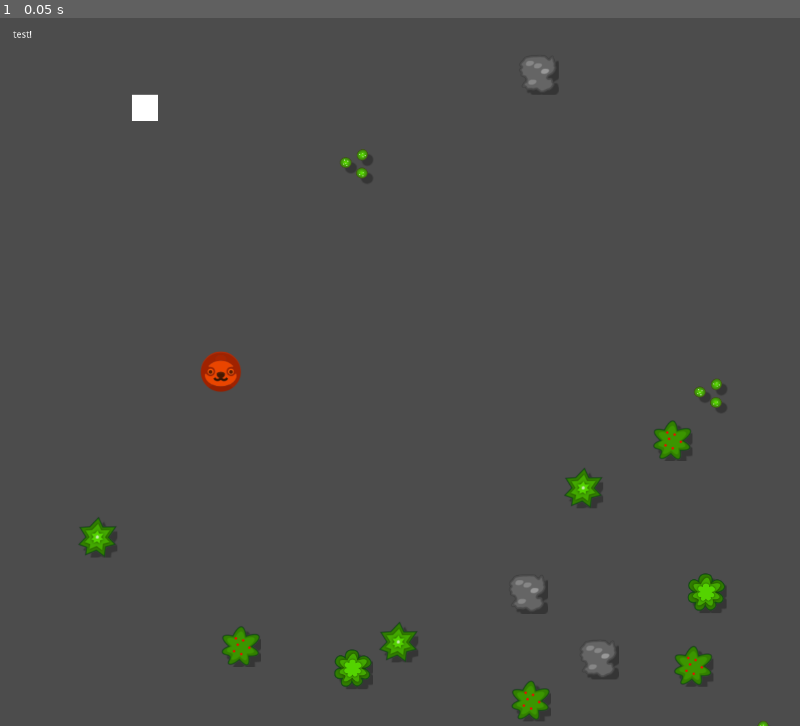
Above: before the commit, frame 1.
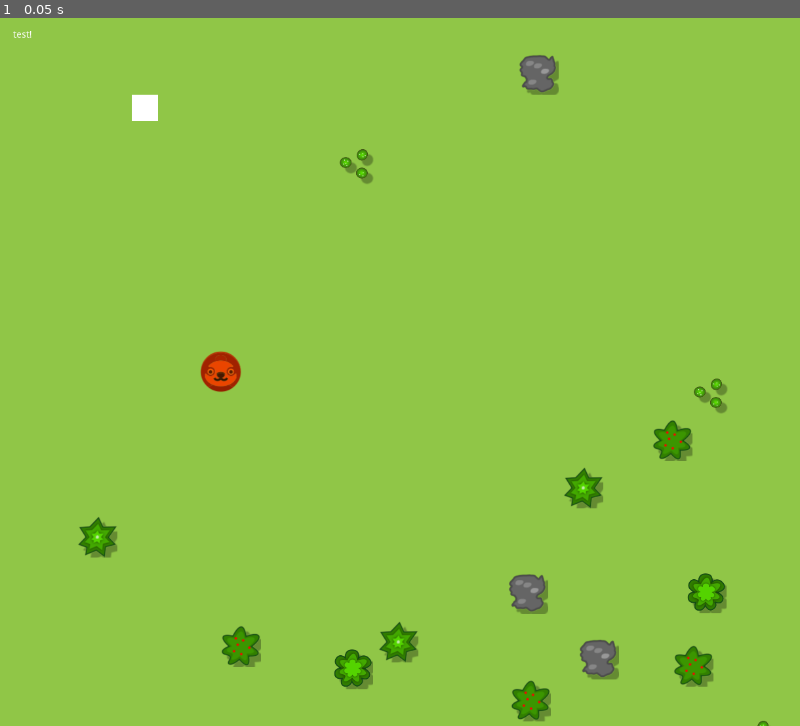
Above: after the commit, the same moment.

Repository: s4pu/DontDieTogether
Game: Godot game, scene res://game/game.tscn
Same seed, same stepped clock (60 frames per second), same inputs: the game is played once before the commit and once after it. The engine's default icon, where the game draws it, is replaced by a stand-in: a white triangle on a blue panel in a dark square.
Inputs:
- Up to frame 1 (0.05 s): no input

The runs differ from the first frame. In frame 1, 98% of the frame differs, in the area x 0-100%, y 0-100%.

Commit message:
change bg color

Diff:
--- a/project.godot
+++ b/project.godot
@@ -39,4 +39,5 @@
 
 [rendering]
 
+environment/default_clear_color=Color( 0.568627, 0.780392, 0.282353, 1 )
 environment/default_environment="res://default_env.tres"
